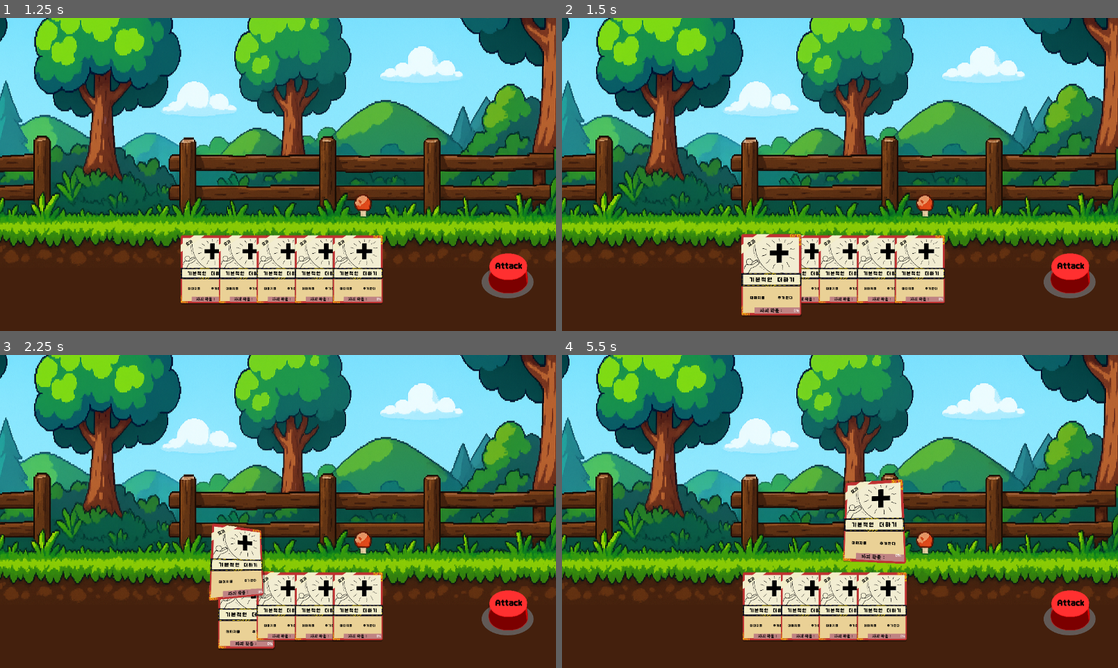
Above: before the commit, frames 1-4 (two rows, left to right).
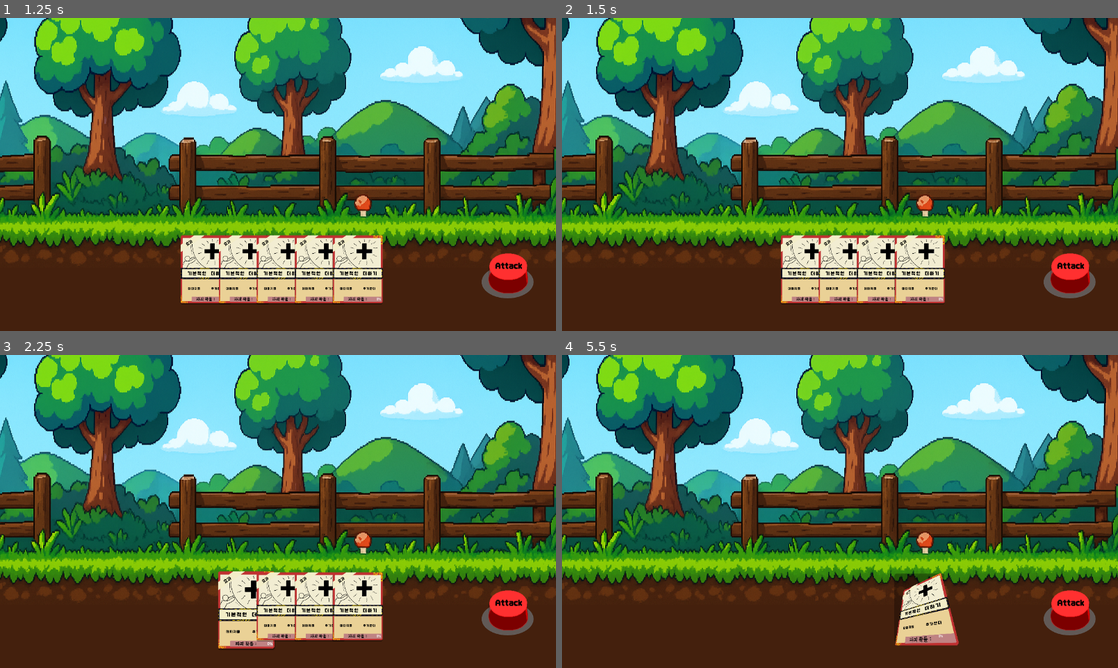
Above: after the commit, the same moments.

Repository: danielk5432/triangle_kimbop
Game: Godot game, scene res://scene/battle_test.tscn
Two runs of this game, one before a commit and one after it. Both use one fixed random seed, a clock stepped at 60 frames per second and the inputs below. The engine's default icon, where the game draws it, is replaced by a stand-in: a white triangle on a blue panel in a dark square.
Inputs (mouse positions are in pixels of both pictures, inside the frame that each line leads up to):
- Up to frame 1 (1.25 s): click (511, 271) at 0.5 s
- Up to frame 2 (1.5 s): click "0%" at 1.25 s
- Up to frame 3 (2.25 s): tap Enter (ui_accept) at 2 s; drag from (211, 611) to (333, 442) at 2.02 s
- Up to frame 4 (5.5 s): drag from (806, 605) to (812, 574) at 2.77 s; move the mouse to (845, 605) at 3.52 s; hold Up (ui_up) 3.53-4.25 s; click (845, 605) at 3.67 s; tap Enter (ui_accept) at 4.25 s; drag from (884, 605) to (673, 464) at 4.27 s; drag from (917, 605) to (867, 511) at 5.02 s

Frame 1 is identical in both runs. In frame 2, 2.5% of the frame differs, in the area x 32-44%, y 68-96%; in frame 3, 2.2%; in frame 4, 11%, in the area x 32-72%, y 39-93%.

Commit message:
select card added (with some bugs)

Diff:
--- a/script/battle_manager.gd
+++ b/script/battle_manager.gd
@@ -17,7 +17,7 @@
 @onready var graveyard = []
 var deck : Array
 var hand_data : Array[CardData]
-var hand_card : Array[BaseCard]
+var hand_cards : Array[BaseCard]
 var selected_cards : Array[BaseCard]
 var card_idx : int = 0
 
@@ -30,6 +30,7 @@
 	card.show_order_label(card.select_order)
 
 func change_state(new_state: BattleState):
+	var before_state = current_state
 	current_state = new_state
 	match current_state:
 		BattleState.SETUP:
@@ -41,17 +42,18 @@
 				draw_n_cards(Global.initial_draw)
 			else:
 				draw_n_cards(Global.draw_card)
-			layout_hand_cards()
-			for card in hand_card:
+			make_hand_cards()
+			for card in hand_cards:
 				card.connect("card_selected", _card_selected)
 				card.connect("card_deselected", _card_deselected)
 			change_state(BattleState.SELECT)
 		BattleState.SELECT:
-			#wait_for_player_selection()
-			pass
+			Global.selectable = true
 
 		BattleState.CARD:
-
+			Global.selectable = false
+			print(hand_cards)
+			print(selected_cards)
 			if len(selected_cards) <= card_idx:
 				change_state(BattleState.ENEMY)
 
@@ -73,7 +75,7 @@
 		if !deck.is_empty():
 			hand_data.append(deck.pop_back())
 
-func layout_hand_cards():
+func make_hand_cards():
 	var spacing = 350  # 카드 간 간격
 	var y = 2000        # 화면 아래쪽 위치 (필요시 조정)
 	var x = 1900
@@ -88,7 +90,17 @@
 		new_card.card_data = card_data
 		$UI.add_child(new_card)
 		new_card.set_card_position(target_pos)
-		hand_card.append(new_card)
+		hand_cards.append(new_card)
+
+func arrange_cards(cards : Array, y : int = 2000, spacing : int = 350):
+	var x = 1900
+	var screen_width = get_viewport_rect().size.x
+	var total_width = cards.size() * spacing
+	var start_x = (screen_width - total_width) / 2.0 + x
+	for i in range(cards.size()):
+		var target_pos = Vector2(start_x + i * spacing, y)
+		var new_card = cards[i]
+		new_card.set_card_position(target_pos)
 
 
 func _card_selected(sel_card : BaseCard):
@@ -106,4 +118,20 @@
 func _on_button_pressed():
 	#check if hand is not empty
 	if current_state == BattleState.SELECT:
+		del_selected_in_hand()
+		arrange_cards(hand_cards)
+		arrange_cards(selected_cards, 1300)
+
 		change_state(BattleState.CARD)
+
+func del_selected_in_hand():
+	var del_cards = []
+	for i in range(len(hand_cards)):
+		var idx = selected_cards.find(hand_cards[i])
+		hand_cards[i].select_reset()
+		if idx != -1:
+			del_cards.append(idx)
+	del_cards.sort()
+	del_cards.reverse()
+	for i in del_cards:
+		hand_cards.pop_at(i)
--- a/script/card/base_card.gd
+++ b/script/card/base_card.gd
@@ -25,3 +25,6 @@
 
 func _card_deselected():
 	card_deselected.emit(self)
+
+func select_reset():
+	$Card.deselect()
--- a/script/card/card_custom.gd
+++ b/script/card/card_custom.gd
@@ -21,31 +21,38 @@
 
 
 func on_button_down() -> void:
-	if Input.is_mouse_button_pressed(MOUSE_BUTTON_LEFT):
-		# 드래그 시작
-		dragging = true
-		dragging_offset = get_global_mouse_position() - global_position
+	if Global.selectable:
+		if Input.is_mouse_button_pressed(MOUSE_BUTTON_LEFT):
+			# 드래그 시작
+			dragging = true
+			dragging_offset = get_global_mouse_position() - global_position
 
-	elif Input.is_mouse_button_pressed(MOUSE_BUTTON_RIGHT):
-		card_activated = !card_activated
+		elif Input.is_mouse_button_pressed(MOUSE_BUTTON_RIGHT):
+			card_activated = !card_activated
 
-		var target_pos: Vector2
-		if card_activated:
-			target_pos = initial_position + move_pos
-			card_selected.emit()
-			$Index.visible = true
-			animate_scale(Vector2(1.2, 1.2))
-			z_index = selected_level
+			var target_pos: Vector2
+			if card_activated:
+				target_pos = initial_position + move_pos
+				card_selected.emit()
+				$Index.visible = true
+				animate_scale(Vector2(1.2, 1.2))
+				z_index = selected_level
 
-		else:
-			target_pos = initial_position
-			card_deselected.emit()
-			$Index.visible = false
-			animate_scale(Vector2(1, 1))
-			z_index = unselected_level
+			else:
+				target_pos = initial_position
+				card_deselected.emit()
+				$Index.visible = false
+				animate_scale(Vector2(1, 1))
+				z_index = unselected_level
 
-		handle_movement(target_pos, true, move_time)
+			handle_movement(target_pos, true, move_time)
 
+func deselect():
+	var target_pos = initial_position
+	$Index.visible = false
+	animate_scale(Vector2(1, 1))
+	z_index = unselected_level
+	handle_movement(target_pos, true, move_time)
 
 
 func on_button_up() -> void:
--- a/script/global.gd
+++ b/script/global.gd
@@ -8,13 +8,15 @@
 var initial_draw = 8
 var draw_card = 4
 
+var selectable = false
+
 func get_deck() -> Array:
 	if len(player_deck) < 5:
 		for i in range(5):
 			player_deck.append(fireball_instance.card_data.duplicate(true))
 	return player_deck
 
-func make_card(data : CardData) -> Control:
+func make_card(data : CardData) -> BaseCard:
 	if !data:
 		return null
 	match data.name:
